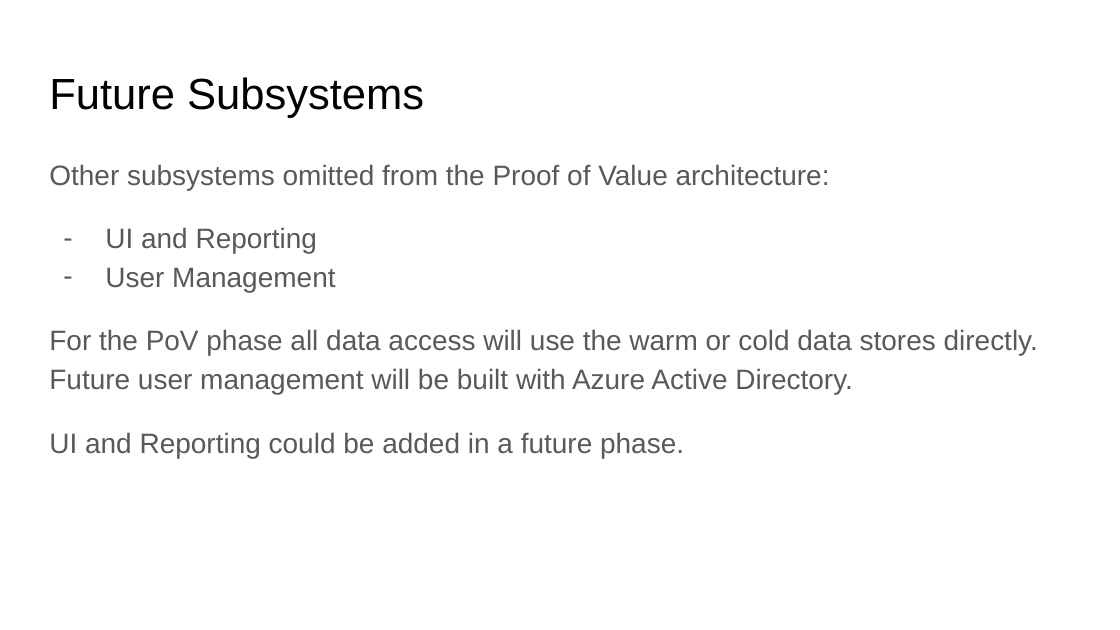
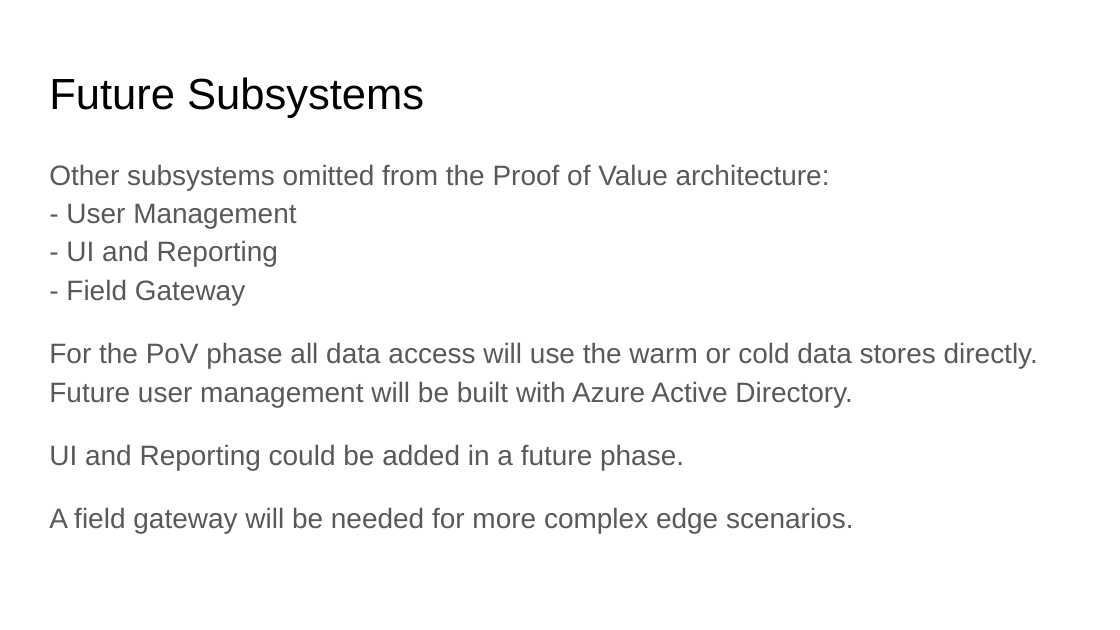
Before and after one commit to bryan-starbuck/iotcapstone, a slide deck: slide 4 of Lab1/WeatherStationArchitecture-2CD4FC8F.pptx. Drawn at 1120x630 pixels with LibreOffice and Linux fonts; fonts in the diff are those of the drawing. Boxes give left, top, right and bottom in pixels: in the first picture for what was removed or moved away, otherwise in the second. Text is boxed around its words. In the diff, an @@ line names an element or a change of style, - is before the commit and + after.

```diff
--- a/Lab1/WeatherStationArchitecture-2CD4FC8F.pptx
+++ b/Lab1/WeatherStationArchitecture-2CD4FC8F.pptx
@@ text at box(66, 203, 296, 305): text changed @@
-– UI and Reporting
-– User Management
+- User Management
+- UI and Reporting
+- Field Gateway
@@ text at box(49, 444, 684, 470): less space between paragraphs @@
@@ text at box(49, 507, 854, 533): paragraph added @@
+A field gateway will be needed for more complex edge scenarios.
```
Also in this commit, not shown: 2 other slides changed, 1 other file.
